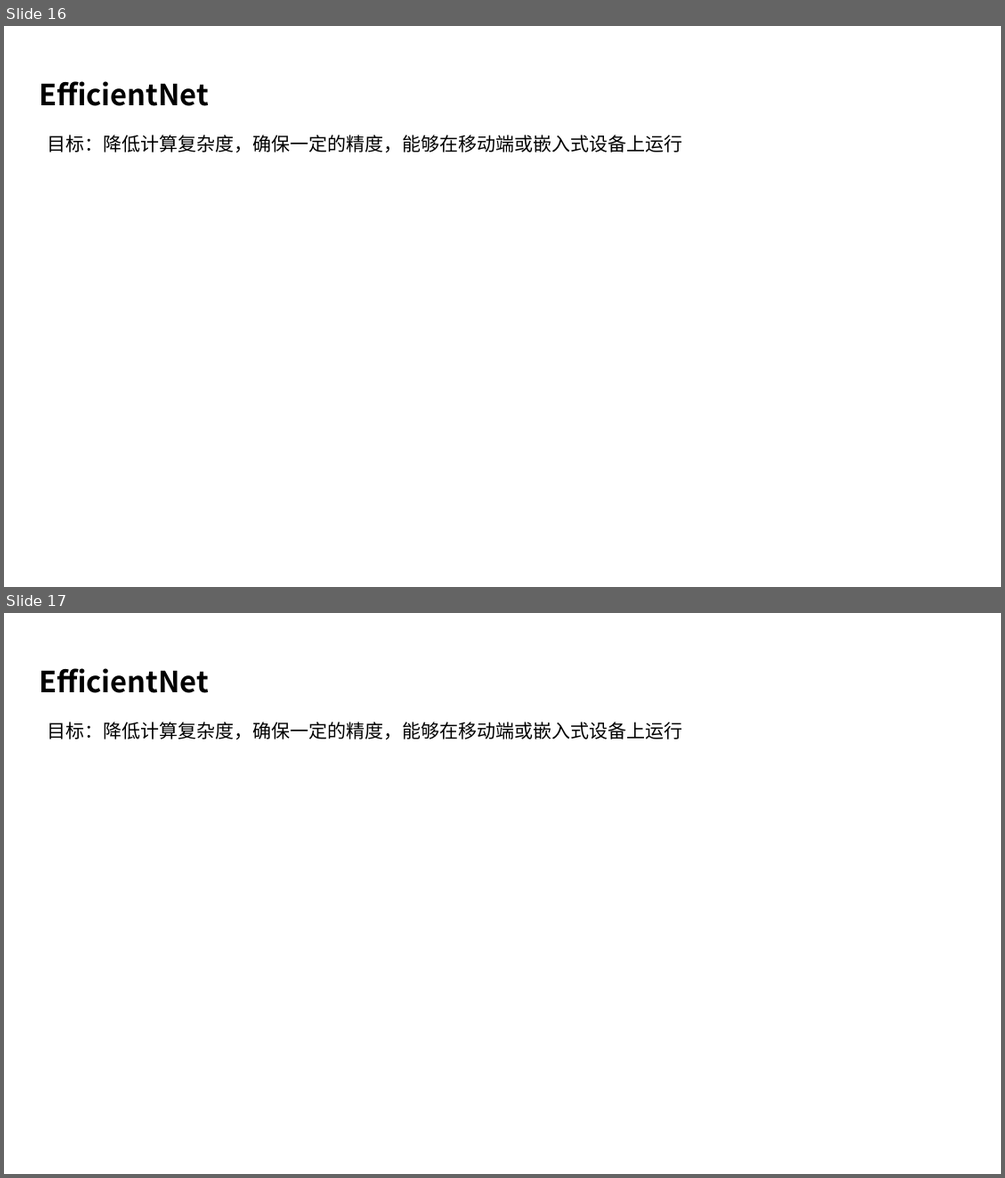
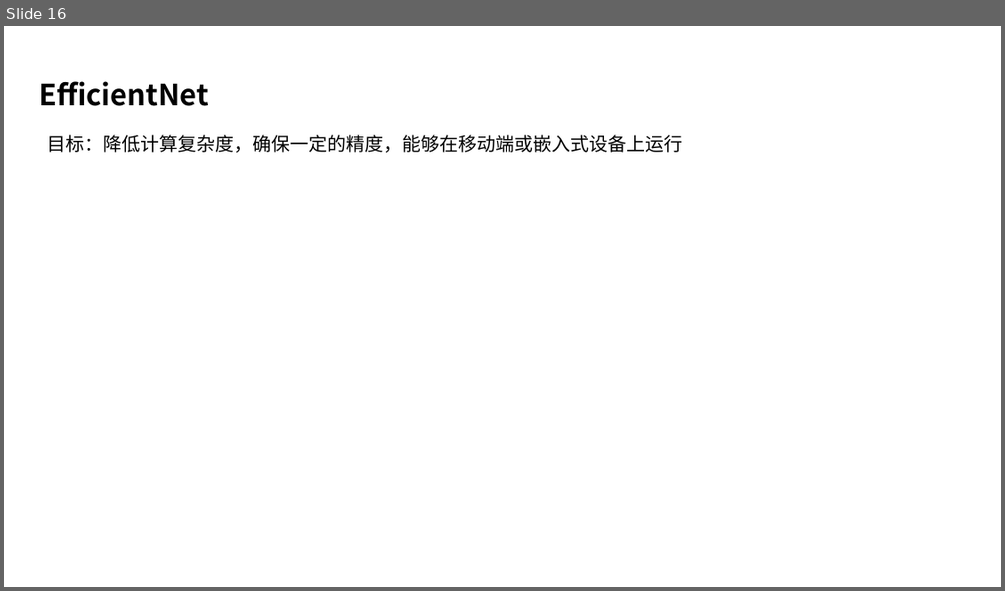
Before and after one commit to taylorguo/GAN_Understanding_Practicing, a slide deck: GAN_Understanding/GANunderstanding.pptx. Shown one above the other, each under a label of ours: slides 16 and 17 before the commit, slide 16 after it. The pictures are 1005x1178 and 1005x591 pixels, drawn with LibreOffice and Linux fonts; fonts in the diff are those of the drawing. Boxes give left, top, right and bottom in pixels: in the first picture for what was removed or moved away, otherwise in the second. Text is boxed around its words. In the diff, an @@ line names an element or a change of style, - is before the commit and + after.

```diff
--- a/GAN_Understanding/GANunderstanding.pptx
+++ b/GAN_Understanding/GANunderstanding.pptx
@@ slide 17 removed at [4,613,1001,1174], background #FFFFFF @@
@@ text removed at [39,668,209,693] @@
-EfficientNet
@@ text removed at [48,722,683,739] @@
-目标：降低计算复杂度，确保一定的精度，能够在移动端或嵌入式设备上运行
```
Also in this commit, not shown: 1 slide changed.
